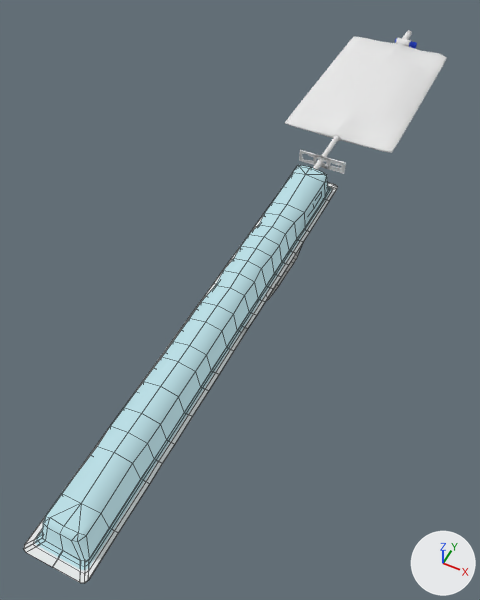
One commit to the Blender file blend/catheter/catheter_Supertubular_InHands.blend: the scene before it, then after it.
One viewpoint serves both versions: a 50 mm lens placed at (0.237, -0.66, 0.554), pointed at (-0.018, -0.15, -0.084). Every picture has the same lights, and +X, +Y and +Z are marked at lower right. Mesh edges are drawn as thin lines on the coarser meshes.

The first picture shows 'catCover', 'catCoverOpened_', 'catOuter', 'catheter_bag'.
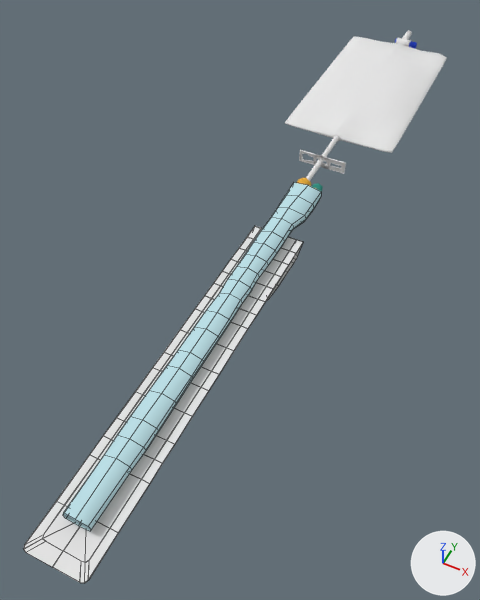
What differs and where, as boxes [x1, y1, x2, y2] in the pictures (480 x 600 px):
```json
{"object": "catOuter", "change": "hidden", "before": [35, 165, 332, 571], "on screen": "cyan"}
{"object": "catCover", "change": "hidden", "before": [23, 183, 337, 583]}
{"object": "catCoverOpened_", "change": "unchanged, uncovered by the edit", "before": [80, 226, 303, 583], "after": [23, 226, 303, 583]}
{"object": "catInner", "change": "unchanged, uncovered by the edit", "after": [63, 182, 321, 531]}
```

The change, as JSON lines over the scene's bpy script:
```json
{"op": "set", "path": "ob_catcover.rotation_euler", "old": "(0.0, 0.0, -1.571)", "new": "(0.0, 0.0, 0.0)", "note": "degrees (0, 0, -90) -> degrees (0, 0, 0)"}
{"op": "set", "path": "ob_catcover.location", "old": "(-0.003, -0.238, 0.0)", "new": "(0.0, 0.0, 0.0)"}
{"op": "add", "block": "ob_catcover", "code": "ob_catcover.hide_viewport = True"}
{"op": "set", "path": "ob_catouter.rotation_euler", "old": "(0.0, 0.0, -1.571)", "new": "(0.0, 0.0, 0.0)", "note": "degrees (0, 0, -90) -> degrees (0, 0, 0)"}
{"op": "set", "path": "ob_catouter.location", "old": "(-0.003, -0.238, 0.0)", "new": "(0.0, 0.0, 0.0)"}
{"op": "add", "block": "ob_catouter", "code": "ob_catouter.hide_viewport = True"}
```
